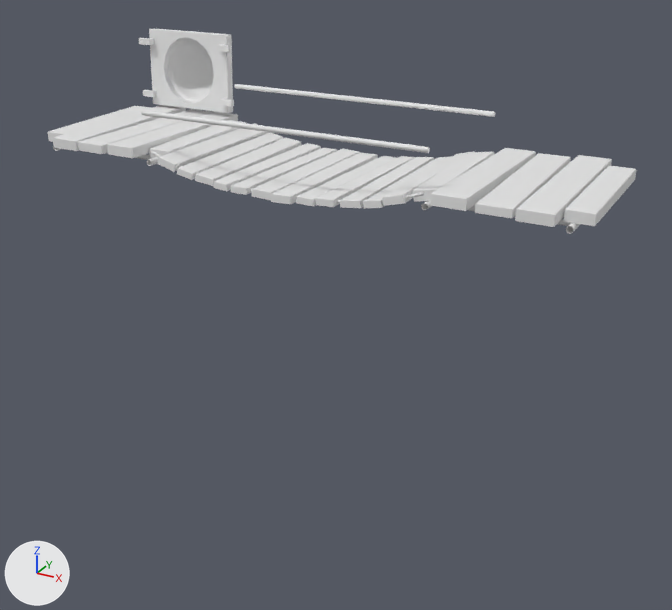
Two versions of the FBX model Assets/Models/Environment/Bridge.FBX, one commit apart.
Both versions are drawn from a 50 mm camera at (12.9, -22.4, 9.3) aimed at (0.5, 0.1, -1.9). Every picture has the same lights, and +X, +Y and +Z are marked at lower left. Where no turn or scale is listed for an object, it has been applied to the vertices.
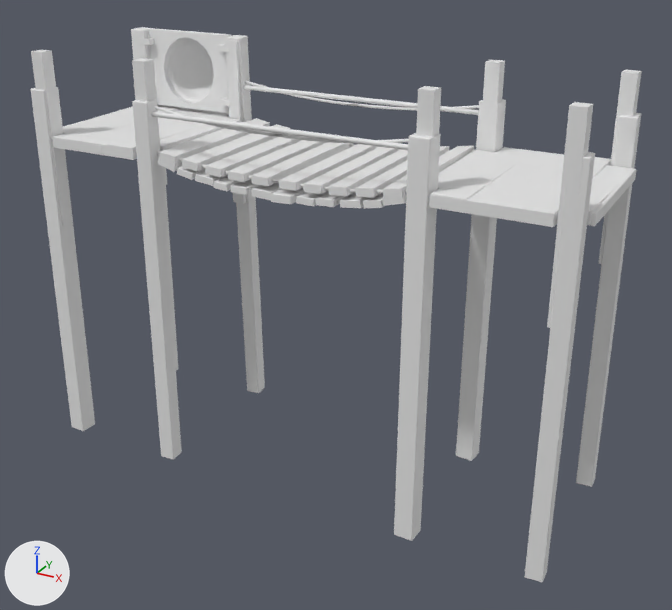
Commit message: Fixed bridge and adding Bridge_platform

What the commit changed:
me_mesh is used by ob_box009; location (0.0, 0.0, 0.0).
me_mesh had 2066 vertices, 3880 faces and spanned x -8.3..8.3, y -2.6..3.3, z 1.9..5.3.
me_mesh now has 2290 vertices, 4296 faces and spans x -8.3..8.3, y -2.7..3.3, z -7.3..5.3.
me_mesh part 1: a new loose piece of 28 vertices spanning x -4.5..-4.0, y 2.0..2.8, z -7.3..5.3.
me_mesh part 2: a new loose piece of 28 vertices spanning x -4.5..-4.0, y -2.7..-2.1, z -7.3..4.1.
me_mesh part 3: a new loose piece of 28 vertices spanning x -8.3..-7.7, y -2.7..-2.0, z -7.3..4.1.
me_mesh part 4: a new loose piece of 28 vertices spanning x -8.3..-7.7, y 1.9..2.6, z -7.3..5.3.
me_mesh part 5: a new loose piece of 28 vertices spanning x 3.9..4.5, y 1.9..2.6, z -7.3..4.1.
me_mesh part 6: a new loose piece of 28 vertices spanning x 7.7..8.2, y 2.0..2.8, z -7.3..4.1.
me_mesh part 7: a new loose piece of 28 vertices spanning x 7.7..8.2, y -2.7..-2.1, z -7.3..4.1.
me_mesh part 8: a new loose piece of 28 vertices spanning x 3.9..4.5, y -2.7..-2.0, z -7.3..4.1.
Mesh me_mesh_1 is new.
It has 1700 vertices, 3360 faces and spans x -8.2..8.2, y -2.6..2.6, z 0.0..5.2.
Object 'Bridge_guide01' (ob_bridge_guide01) is new; it shows me_mesh_1.
Its location is (-0.01, 0.0, 0.0).

Where the change shows, as pixel boxes (x1, y1, x2, y2) in the pictures (672 x 610 px):
'Box009', reshaped (169% taller)
    before: (48, 28, 636, 234)
    after: (31, 27, 641, 582)
'Bridge_guide01', added
    after: (31, 33, 642, 328)
part 1 of me_mesh, added
    after: (227, 35, 265, 393)
part 2 of me_mesh, added
    after: (132, 99, 182, 460)
part 3 of me_mesh, added
    after: (31, 87, 95, 431)
part 4 of me_mesh, added
    after: (131, 27, 179, 370)
part 5 of me_mesh, added
    after: (456, 99, 506, 461)
part 6 of me_mesh, added
    after: (576, 113, 641, 487)
part 7 of me_mesh, added
    after: (524, 152, 595, 582)
part 8 of me_mesh, added
    after: (394, 133, 441, 541)
